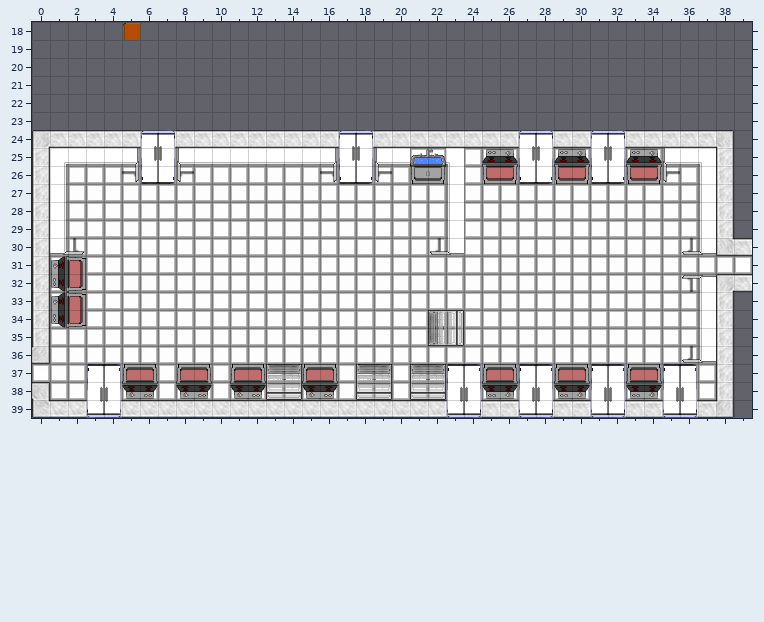
Tiled map: assets/tilemaps/level3.tmx. The first picture shows the starting point.
Cells are 32x32 px. Shown: x 0..39, y 18..39.
After the commit:
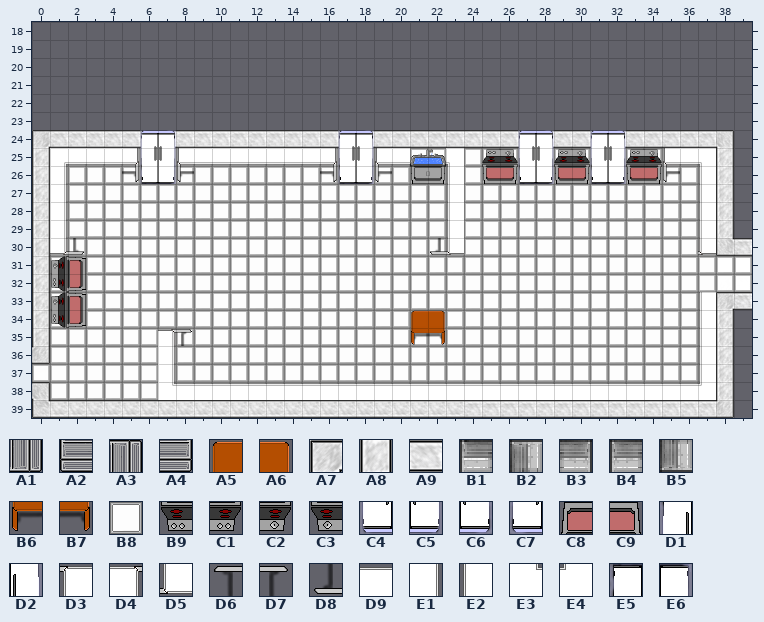
Key: from "newTileset": A1 3 flipped on the other diagonal, A2 3 flipped up-down, A3 4 flipped on the other diagonal, A4 4 flipped up-down, A5 5, A6 6, A7 21, A8 22, A9 22 turned 90, B1 23 flipped up-down, B2 24 flipped on the other diagonal, B3 24 flipped up-down, B4 24 turned 180, B5 24 turned 90, B6 25, B7 26, B8 41, B9 60 flipped up-down, C1 60 turned 180, C2 61 flipped up-down, C3 61 turned 180, C4 62 flipped up-down, C5 62 turned 180, C6 63 flipped up-down, C7 63 turned 180, C8 80 flipped up-down, C9 81 flipped up-down, D1 82 flipped up-down, D2 83 flipped up-down, D3 84 turned 90, D4 85 turned 270, D5 85 turned 90, D6 86 turned 90, D7 87 turned 270, D8 87 turned 90, D9 88 turned 180, E1 88 turned 270, E2 88 turned 90, E3 89 turned 180, E4 89 turned 90, E5 102 flipped up-down, E6 103 flipped up-down.
__ is an empty cell, ## one hidden under a higher layer.
See-through tiles are keyed as they look on the map.
What changed:
Layer "World":
y 18: x 5 A5 -> __
y 32: x 38..39 A7 __ -> B8 B8
y 33: x 38..39 A8 __ -> ## A9
y 34: x 22 B2 -> __
y 35: x 7..8 __ __ -> D4 D7; x 22 B5 -> __
y 36: x 7 __ -> E1; x 37 __ -> E2
y 37: x 3..9 E5 E6 C8 C9 __ C8 C9 -> __ __ __ __ E1 __ __; x 11..16 C8 C9 B1 B3 C8 C9 -> __ __ __ __ __ __; x 18..19 B1 B3 -> __ __; x 21..37 B4 B3 E5 E6 C8 C9 E5 E6 C8 C9 E5 E6 C8 C9 E5 E6 __ -> __ __ __ __ __ __ __ __ __ __ __ __ __ __ __ __ E2
y 38: x 3..37 D1 D2 C3 C1 __ C3 C1 __ C3 C1 A2 A4 C3 C1 __ __ __ __ __ __ D1 D2 B9 C2 D1 D2 B9 C2 D1 D2 B9 C2 D1 D2 __ -> __ __ __ __ E3 D9 D9 D9 D9 D9 D9 D9 D9 D9 D9 D9 D9 D9 D9 D9 D9 D9 D9 D9 D9 D9 D9 D9 D9 D9 D9 D9 D9 D9 E4
Layer "Above Player":
y 30: x 36 D8 -> __
y 32: x 36..37 D6 D3 -> __ __
y 33: x 38 __ -> A7
y 34: x 21..23 __ __ A3 -> A5 A6 __
y 35: x 21..23 __ __ A1 -> B6 B7 __
y 36: x 36..37 D8 D5 -> __ __
y 38: x 18..19 A2 A4 -> __ __; x 21..22 A2 A4 -> __ __
y 39: x 3..4 C7 C5 -> __ __; x 23..24 C4 C6 -> __ __; x 27..28 C4 C6 -> __ __; x 31..32 C4 C6 -> __ __; x 35..36 C4 C6 -> __ __
